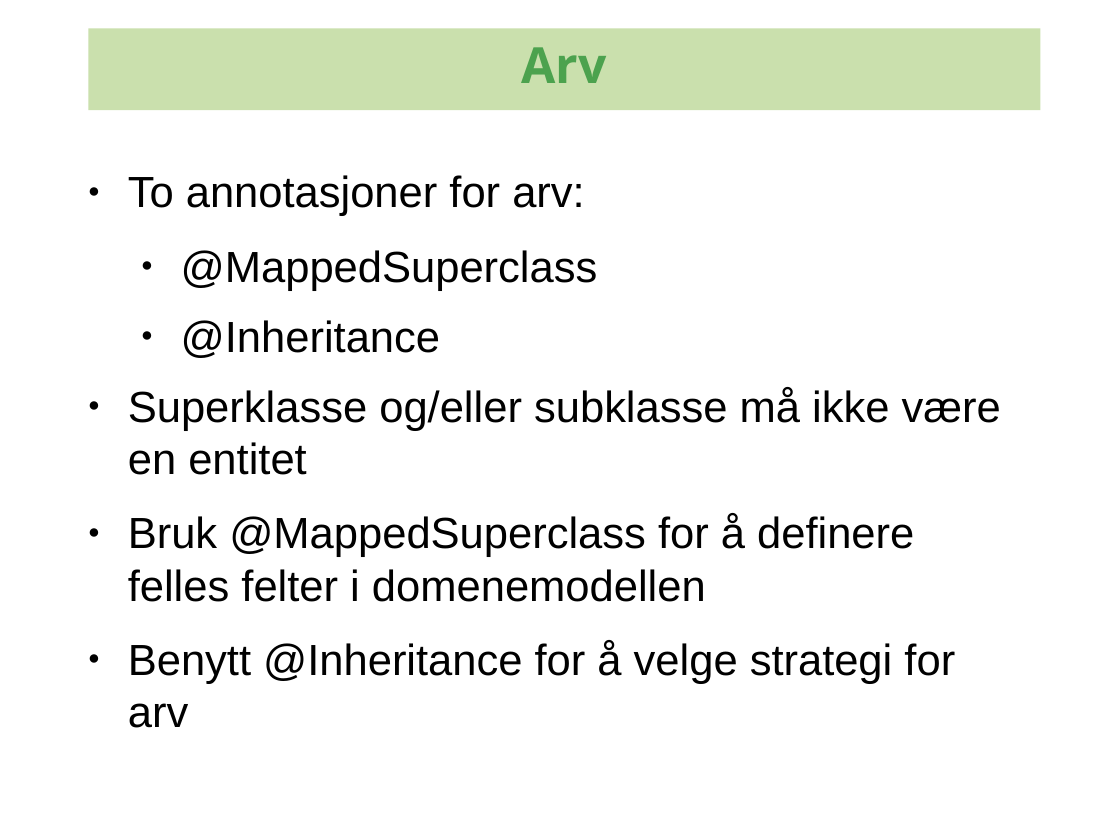
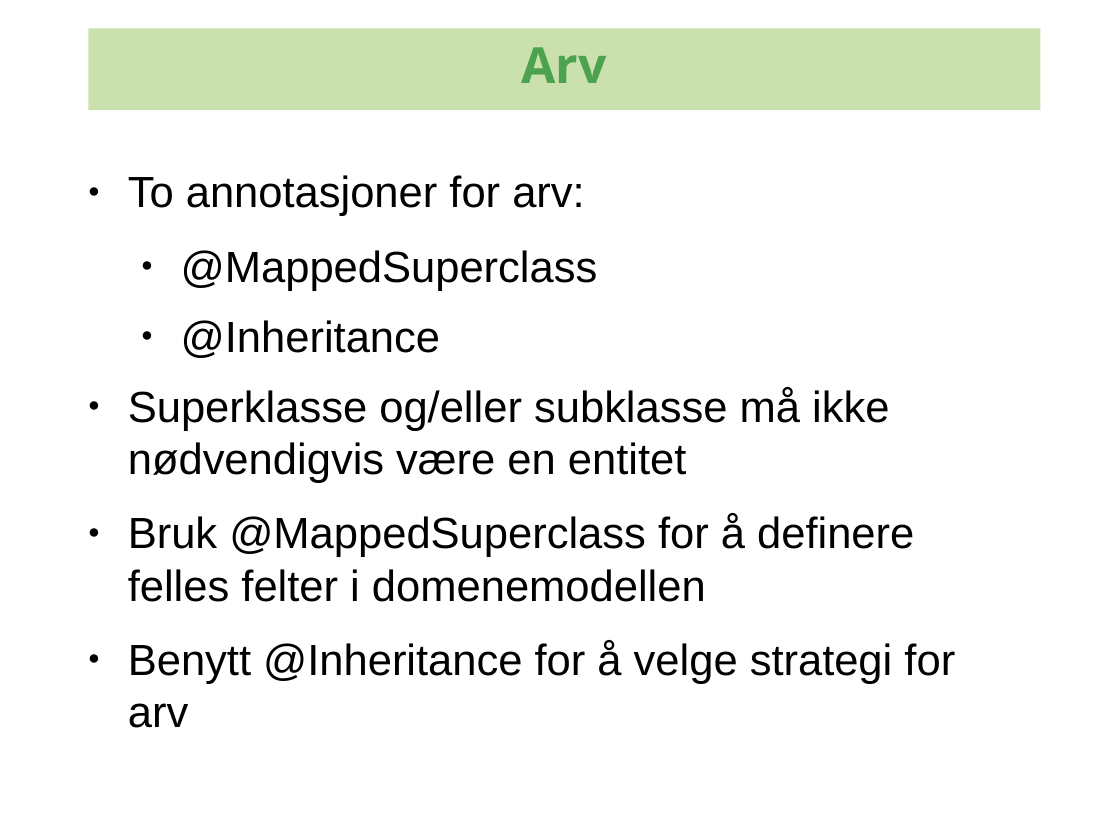
Before and after one commit to kenglxn/seam-maven-refimpl, a slide deck: slide 23 of sandbox/loo/jpa-continued/jpa-continued.odp. Drawn at 1120x840 pixels with LibreOffice and Linux fonts; fonts in the diff are those of the drawing; background and template pictures are left out. Boxes give left, top, right and bottom in pixels: in the first picture for what was removed or moved away, otherwise in the second. Text is boxed around its words. In the diff, an @@ line names an element or a change of style, - is before the commit and + after.

```diff
--- a/sandbox/loo/jpa-continued/jpa-continued.odp
+++ b/sandbox/loo/jpa-continued/jpa-continued.odp
@@ text at [128, 387, 889, 483]: text changed @@
-● Superklasse og/eller subklasse må ikke være en entitet
+● Superklasse og/eller subklasse må ikke nødvendigvis være en entitet
```
Also in this commit, not shown: 11 other slides changed, 4 slides added.
